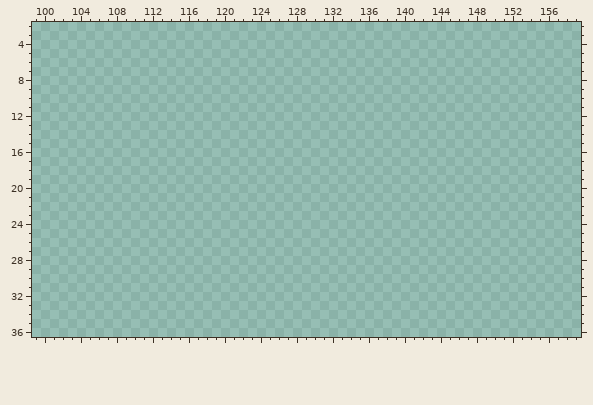
Pixel-art file, stored at brackeys-2023-2/Assets/Sprites/level1-objects.aseprite. Above, as it was before the edit.
192x96 pixels, 1 frame. Colours within 5 levels of each other are drawn and written as one. Shown: x 99..159, y 2..36.
Once edited:
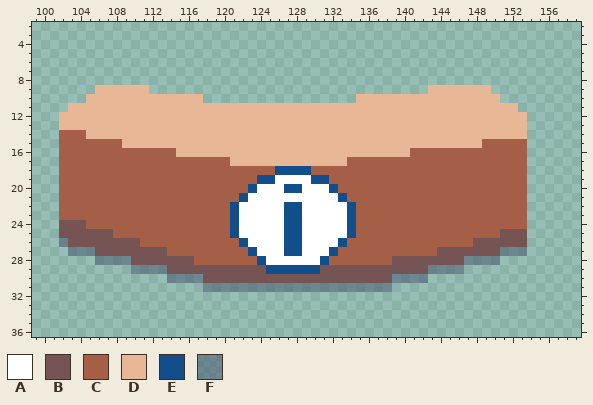
Palette (. is transparent): A #ffffff  B #765454  C #a45f46  D #e8b796  E #124e89  F #3a446670
Commit message: yay final furniture!
The edit:
Changed rows in their new state; - is an unchanged pixel.
Layer "Flattened":
first column x 102:
 9 ----DDDDDD-------------------------------DDDDDDD----
10 ---DDDDDDDDDDDDD-----------------DDDDDDDDDDDDDDDD---
11 -DDDDDDDDDDDDDDDDDDDDDDDDDDDDDDDDDDDDDDDDDDDDDDDDDD-
12 DDDDDDDDDDDDDDDDDDDDDDDDDDDDDDDDDDDDDDDDDDDDDDDDDDDD
13 DDDDDDDDDDDDDDDDDDDDDDDDDDDDDDDDDDDDDDDDDDDDDDDDDDDD
14 CCCDDDDDDDDDDDDDDDDDDDDDDDDDDDDDDDDDDDDDDDDDDDDDDDDD
15 CCCCCCCDDDDDDDDDDDDDDDDDDDDDDDDDDDDDDDDDDDDDDDDCCCCC
16 CCCCCCCCCCCCCDDDDDDDDDDDDDDDDDDDDDDDDDDCCCCCCCCCCCCC
17 CCCCCCCCCCCCCCCCCCCDDDDDDDDDDDDDCCCCCCCCCCCCCCCCCCCC
18 CCCCCCCCCCCCCCCCCCCCCCCCEEEECCCCCCCCCCCCCCCCCCCCCCCC
19 CCCCCCCCCCCCCCCCCCCCCCEEAAAAEECCCCCCCCCCCCCCCCCCCCCC
20 CCCCCCCCCCCCCCCCCCCCCEAAAEEAAAECCCCCCCCCCCCCCCCCCCCC
21 CCCCCCCCCCCCCCCCCCCCEAAAAAAAAAAECCCCCCCCCCCCCCCCCCCC
22 CCCCCCCCCCCCCCCCCCCEAAAAAEEAAAAAECCCCCCCCCCCCCCCCCCC
23 CCCCCCCCCCCCCCCCCCCEAAAAAEEAAAAAECCCCCCCCCCCCCCCCCCC
24 BBBCCCCCCCCCCCCCCCCEAAAAAEEAAAAAECCCCCCCCCCCCCCCCCCC
25 BBBBBBCCCCCCCCCCCCCEAAAAAEEAAAAAECCCCCCCCCCCCCCCCBBB
26 FBBBBBBBBCCCCCCCCCCCEAAAAEEAAAAECCCCCCCCCCCCCCBBBBBB
27 -FFFBBBBBBBBCCCCCCCCCEAAAEEAAAECCCCCCCCCCCBBBBBBBFFF
28 ----FFFFBBBBBBBCCCCCCCEAAAAAAECCCCCCCBBBBBBBBFFFF---
29 --------FFFFBBBBBBBBBBBEEEEEEBBBBBBBBBBBBFFFF-------
30 ------------FFFFBBBBBBBBBBBBBBBBBBBBBFFFF-----------
31 ----------------FFFFFFFFFFFFFFFFFFFFF---------------
Changed places in both pictures, as pixel boxes (x1, y1, x2, y2):
added: (59, 85, 527, 292)
